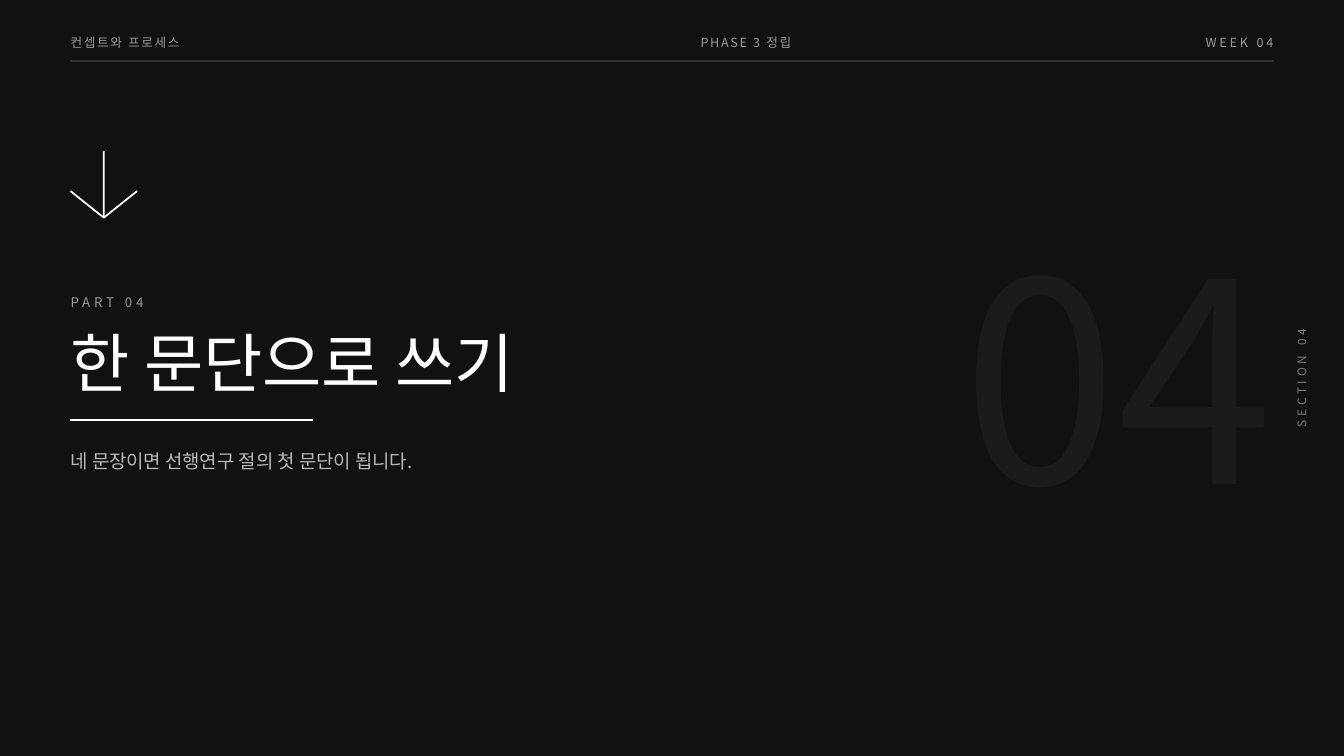
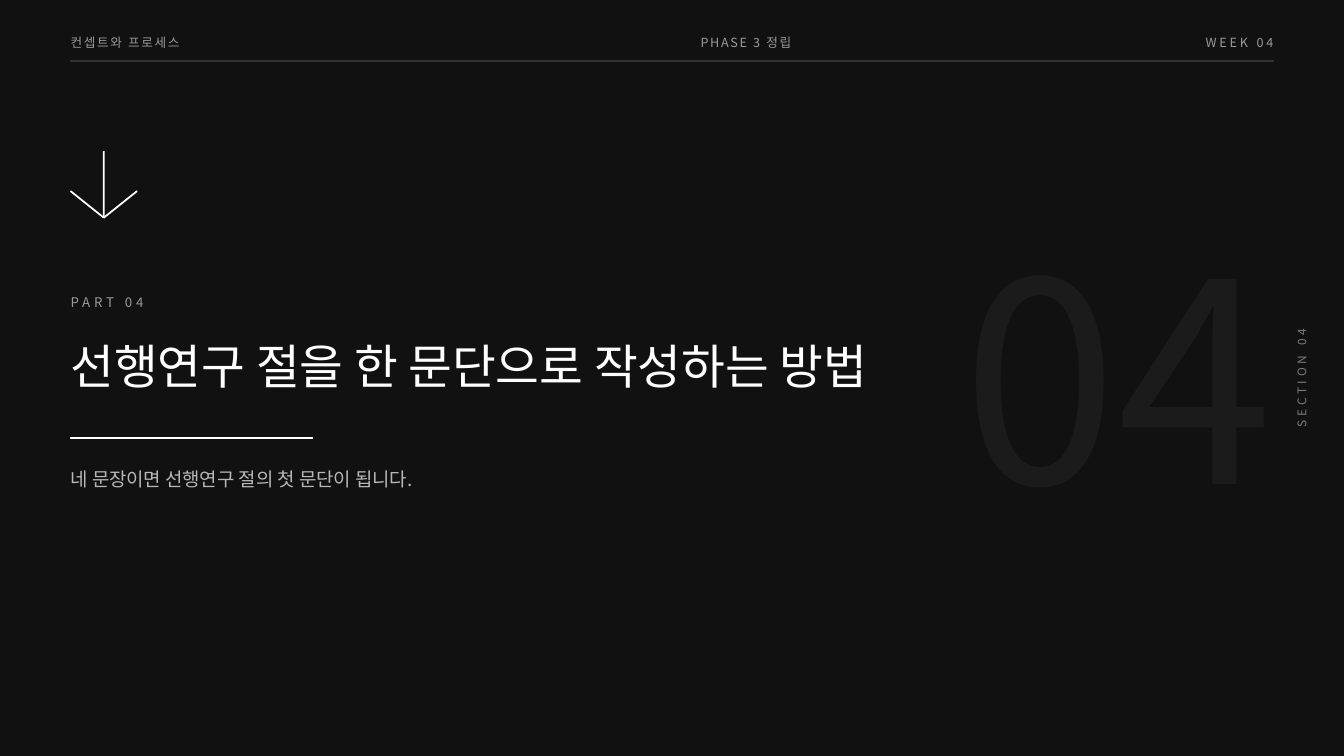
Before and after one commit to design-eng/MIN.D, a slide deck: slide 15 of dist/weeks-대학원/컨셉트와프로세스_04주차_선행연구쓰는법.pptx (slide 14 before the commit). Drawn at 1344x756 pixels with LibreOffice and Linux fonts; fonts in the diff are those of the drawing. Boxes give left, top, right and bottom in pixels: in the first picture for what was removed or moved away, otherwise in the second. Text is boxed around its words. In the diff, an @@ line names an element or a change of style, - is before the commit and + after.

```diff
--- a/dist/weeks-대학원/컨셉트와프로세스_04주차_선행연구쓰는법.pptx
+++ b/dist/weeks-대학원/컨셉트와프로세스_04주차_선행연구쓰는법.pptx
@@ text at bbox=[71, 344, 868, 388]: text changed; size 46 to 34 pt @@
-한 문단으로 쓰기
+선행연구 절을 한 문단으로 작성하는 방법
@@ rectangle: place and size @@
-rectangle at bbox=[71, 419, 313, 420]
+rectangle at bbox=[71, 438, 313, 439]
@@ text "네 문장이면 선행연구 절의 첫 ...": place and size @@
-text "네 문장이면 선행연구 절의 첫 ..." at bbox=[71, 452, 412, 470]
+text "네 문장이면 선행연구 절의 첫 ..." at bbox=[71, 470, 412, 488]
```
Also in this commit, not shown: 17 other slides changed, 1 slide added, 5 other files.
